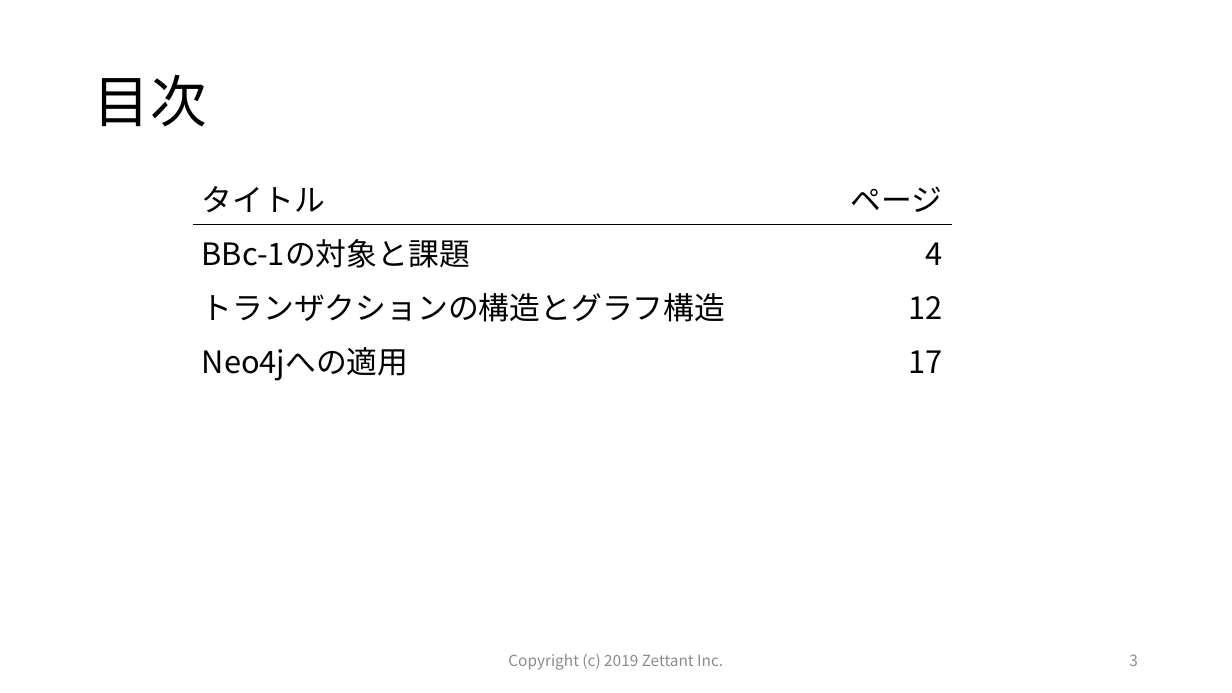
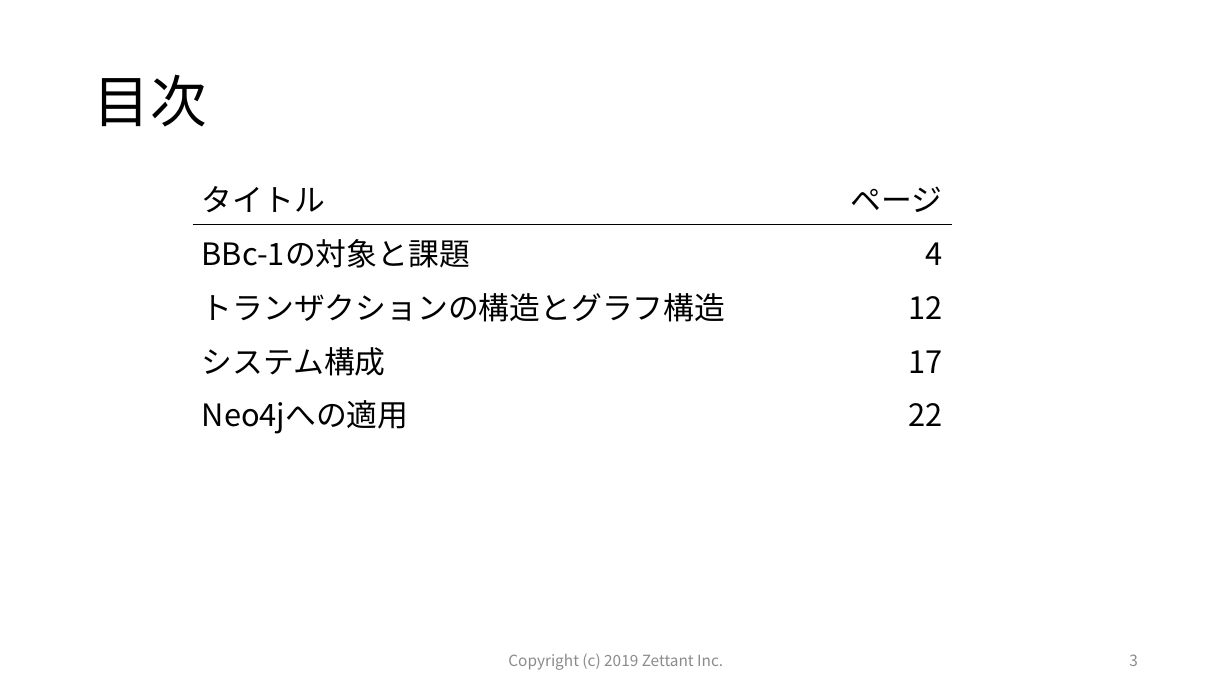
Before and after one commit to zettant/bbclib-neo4j, a slide deck: slide 3 of docs/Target_of_this_project.pptx. Drawn at 1232x693 pixels with LibreOffice and Linux fonts; fonts in the diff are those of the drawing. Boxes give left, top, right and bottom in pixels: in the first picture for what was removed or moved away, otherwise in the second. Text is boxed around its words. In the diff, an @@ line names an element or a change of style, - is before the commit and + after.

```diff
--- a/docs/Target_of_this_project.pptx
+++ b/docs/Target_of_this_project.pptx
@@ table at box(192, 171, 952, 438) @@
-row 4, column 1: Neo4jへの適用
+row 4, column 1: システム構成
-row 5, column 1: 
+row 5, column 1: Neo4jへの適用
-row 5, column 2: 
+row 5, column 2: 22
```
Also in this commit, not shown: 3 other slides changed, 5 slides added, 1 other file.
